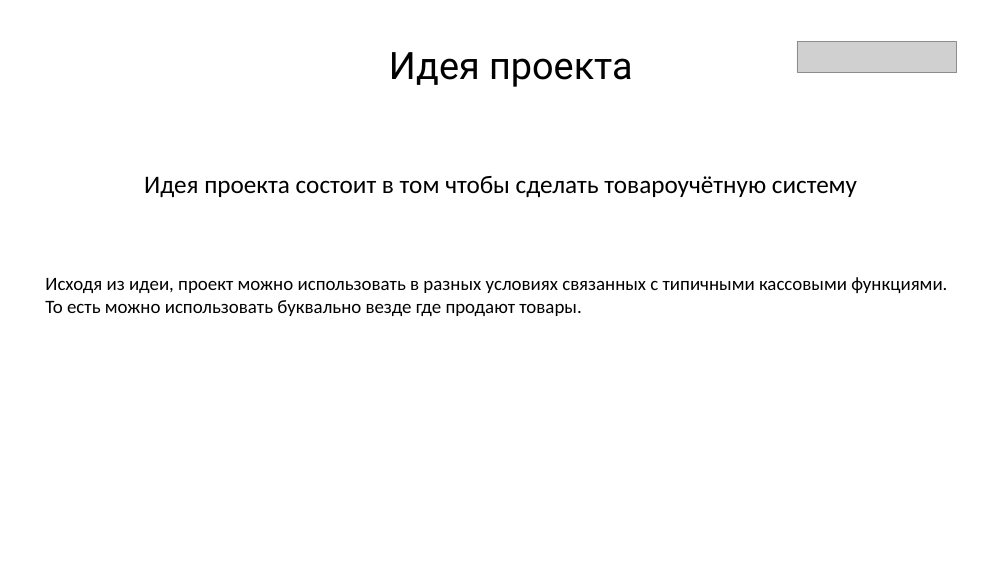
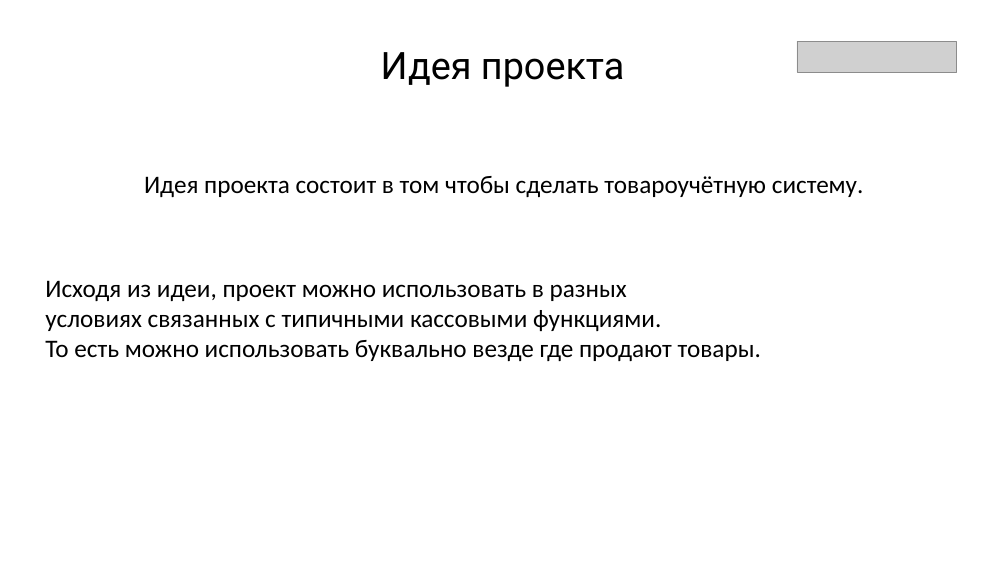
Before and after one commit to asikpro13/ProjectLyceym, a slide deck: slide 2 of Представление Мазурек Вадим.pptx. Drawn at 1008x567 pixels with LibreOffice and Linux fonts; fonts in the diff are those of the drawing; grey boxes stand for pictures. Boxes give left, top, right and bottom in pixels: in the first picture for what was removed or moved away, otherwise in the second. Text is boxed around its words. In the diff, an @@ line names an element or a change of style, - is before the commit and + after.

```diff
--- a/Представление Мазурек Вадим.pptx
+++ b/Представление Мазурек Вадим.pptx
@@ text "Идея проекта": place and size @@
-text "Идея проекта" at [389,52,632,87]
+text "Идея проекта" at [381,52,624,87]
@@ text at [144,176,864,197]: text changed @@
-Идея проекта состоит в том чтобы сделать товароучётную систему
+Идея проекта состоит в том чтобы сделать товароучётную систему.
@@ text at [45,280,761,361]: text changed; size 18 to 24 pt @@
-Исходя из идеи, проект можно использовать в разных условиях связанных с типичными кассовыми функциями.
-То есть можно использовать буквально везде где продают товары.
+Исходя из идеи, проект можно использовать в разных
+условиях связанных с типичными кассовыми функциями.
+То есть можно использовать буквально везде где продают товары.
```
Also in this commit, not shown: 7 other slides changed.
